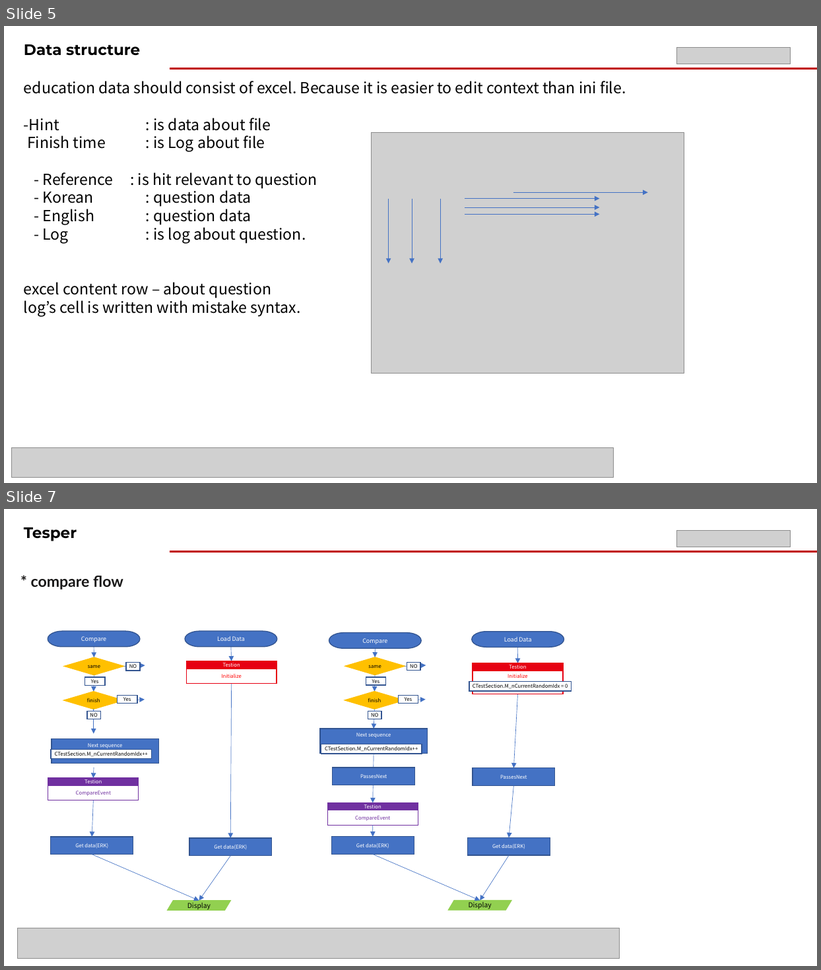
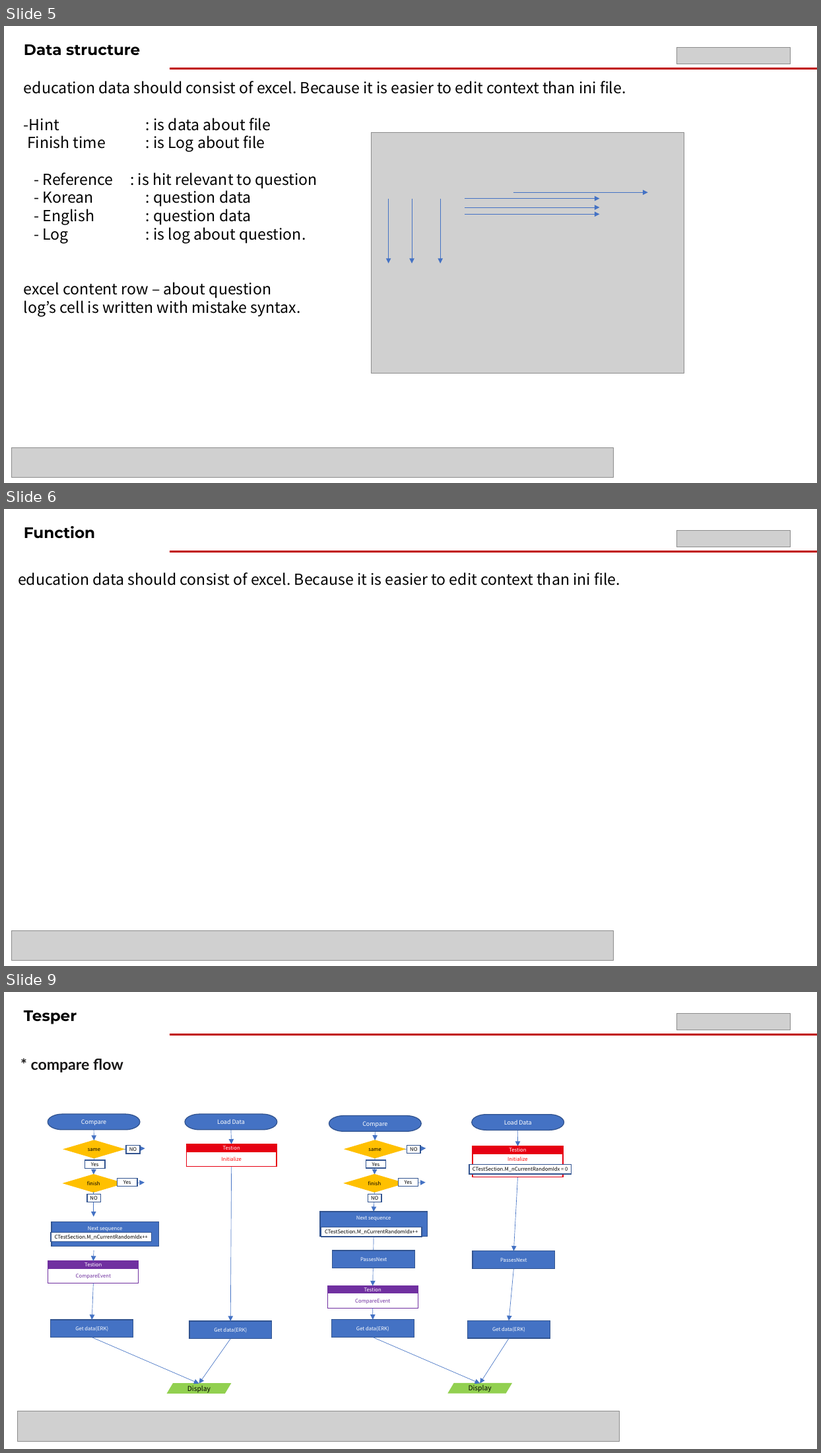
Before and after one commit to j-dean/TesPerRespository, a slide deck: Document/Tesper_StoryBoard_250809.pptx. Shown one above the other, each under a label of ours: slides 5 and 7 before the commit, slides 5, 6 and 9 after it; the slides between them are not shown. The pictures are 821x970 and 821x1453 pixels, drawn with LibreOffice and Linux fonts; fonts in the diff are those of the drawing; grey boxes stand for pictures. Boxes give left, top, right and bottom in pixels: in the first picture for what was removed or moved away, otherwise in the second. Text is boxed around its words. In the diff, an @@ line names an element or a change of style, - is before the commit and + after.

Commit message:
before implement modify function
before implement modify function in program
current problem = when modify, it depends on UI.

```diff
--- a/Document/Tesper_StoryBoard_250809.pptx
+++ b/Document/Tesper_StoryBoard_250809.pptx
@@ slide 6 added at box(4, 509, 817, 966), background #FFFFFF @@
@@ text added at box(24, 526, 95, 539), 18 pt, text #000000, bold @@
+Function
@@ picture added at box(677, 530, 790, 547) @@
@@ line added from (170, 552) to (817, 552), #C00000 2.25 pt @@
@@ text added at box(18, 572, 620, 586), 18 pt, text #000000 @@
+education data should consist of excel. Because it is easier to edit context than ini file.
@@ picture added at box(12, 931, 613, 961) @@
@@ what was slide 7 is now slide 9 @@
```
Also in this commit, not shown: 1 slide changed, 1 other slide added, 19 other files.
